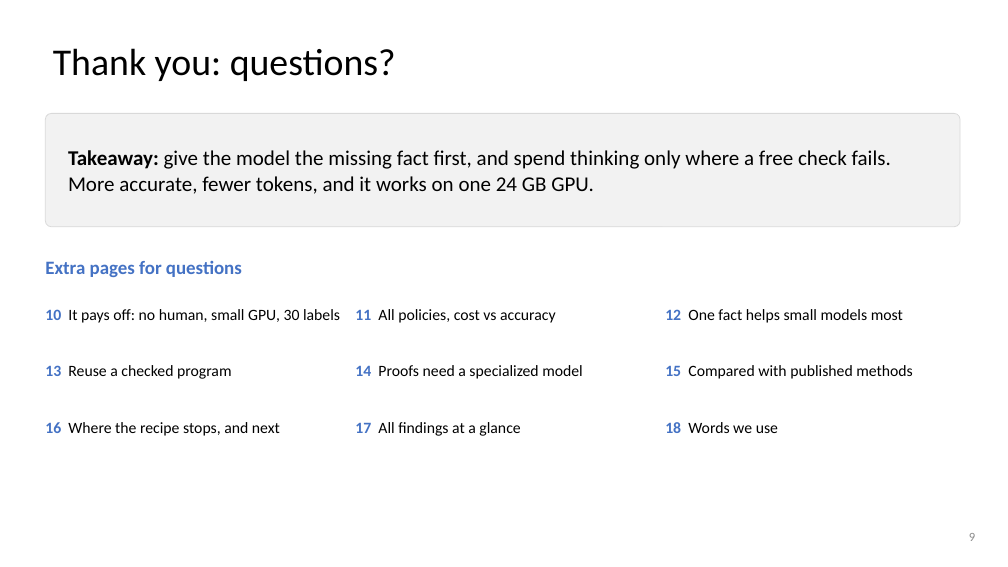
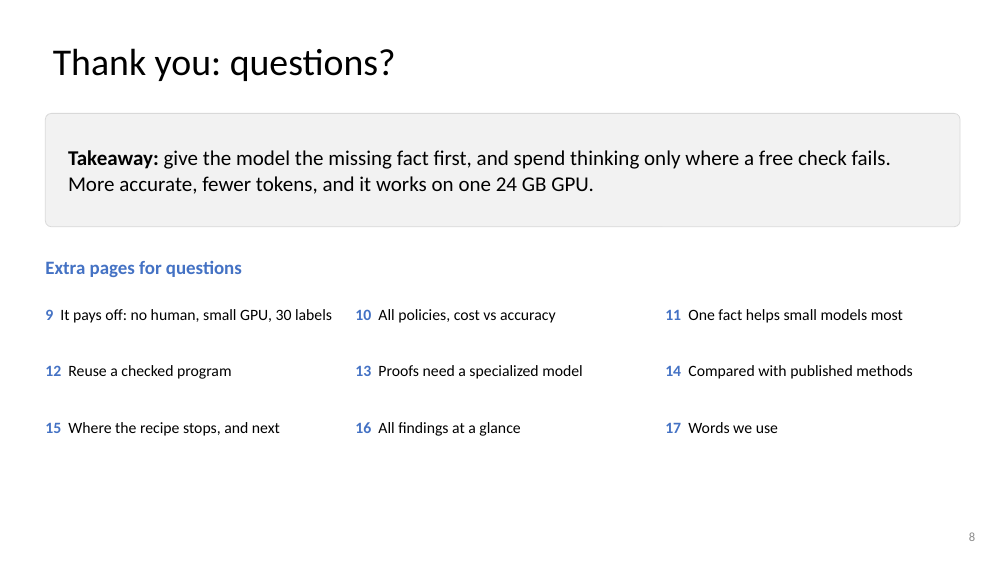
Before and after one commit to dlwns147/CSED490E_Project_Team5, a slide deck: slide 8 of PROPOSAL_slides.pptx (slide 9 before the commit). Drawn at 1008x567 pixels with LibreOffice and Linux fonts; fonts in the diff are those of the drawing. Boxes give left, top, right and bottom in pixels: in the first picture for what was removed or moved away, otherwise in the second. Text is boxed around its words. In the diff, an @@ line names an element or a change of style, - is before the commit and + after.

```diff
--- a/PROPOSAL_slides.pptx
+++ b/PROPOSAL_slides.pptx
@@ text at (45,309,332,323): text changed @@
-10 It pays off: no human, small GPU, 30 labels
+9 It pays off: no human, small GPU, 30 labels
@@ text at (355,309,556,323): text changed @@
-11 All policies, cost vs accuracy
+10 All policies, cost vs accuracy
@@ text at (665,309,903,323): text changed @@
-12 One fact helps small models most
+11 One fact helps small models most
@@ text at (45,365,231,379): text changed @@
-13 Reuse a checked program
+12 Reuse a checked program
@@ text at (355,365,583,379): text changed @@
-14 Proofs need a specialized model
+13 Proofs need a specialized model
@@ text at (665,365,913,379): text changed @@
-15 Compared with published methods
+14 Compared with published methods
@@ text at (45,422,280,436): text changed @@
-16 Where the recipe stops, and next
+15 Where the recipe stops, and next
@@ text at (355,422,520,436): text changed @@
-17 All findings at a glance
+16 All findings at a glance
@@ text at (665,422,778,433): text changed @@
-18 Words we use
+17 Words we use
```
Also in this commit, not shown: 1 other slide changed, 1 slide added, 2 slides removed, 8 other files.
